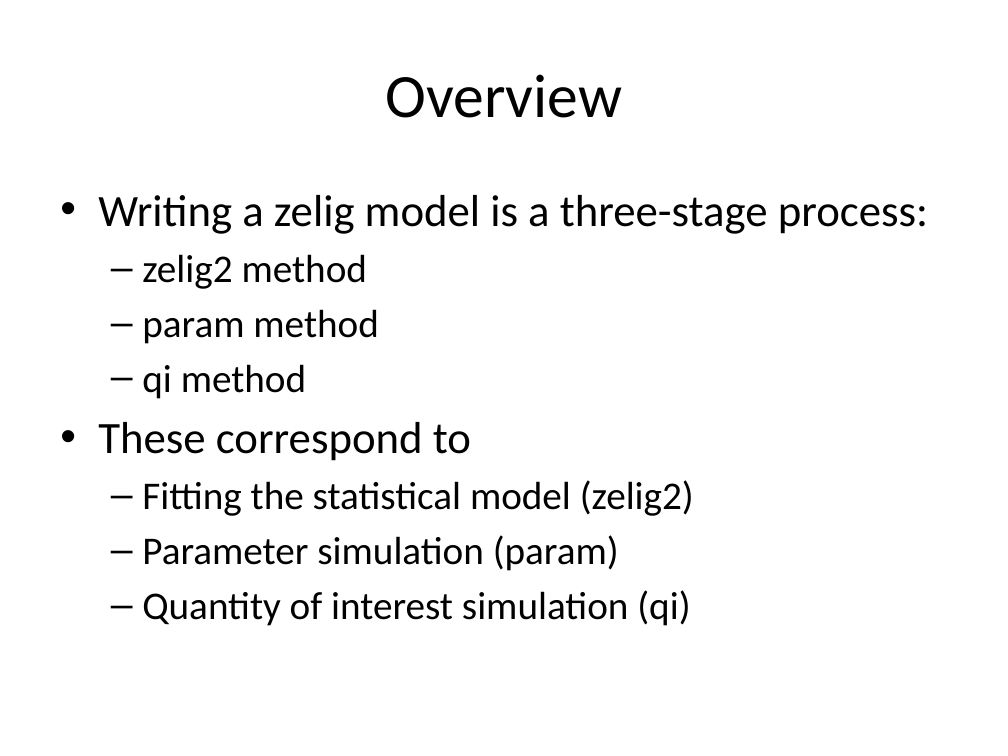
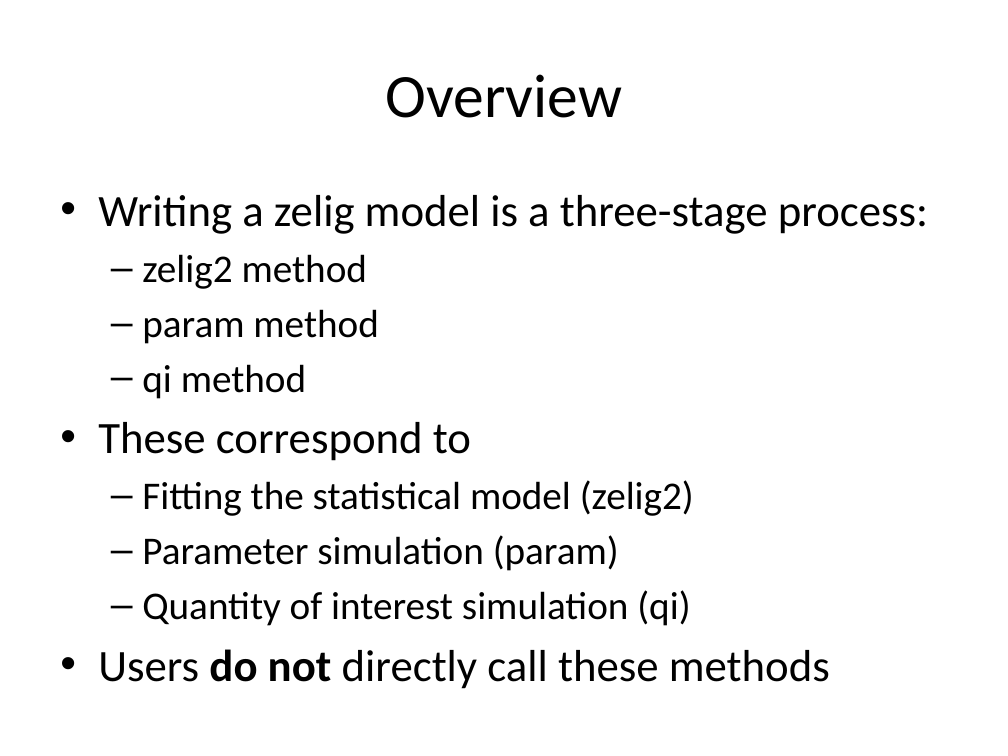
Before and after one commit to IQSS/Zelig4-Documentation, a slide deck: slide 19 of January-Class/Zelig_1_regressions.pptx (slide 20 before the commit). Drawn at 1008x756 pixels with LibreOffice and Linux fonts; fonts in the diff are those of the drawing. Boxes give left, top, right and bottom in pixels: in the first picture for what was removed or moved away, otherwise in the second. Text is boxed around its words. In the diff, an @@ line names an element or a change of style, - is before the commit and + after.

```diff
--- a/January-Class/Zelig_1_regressions.pptx
+++ b/January-Class/Zelig_1_regressions.pptx
@@ text at (98,649,830,689): paragraph added @@
+• Users do not directly call these methods
```
Also in this commit, not shown: 3 other slides changed, 1 slide removed.
